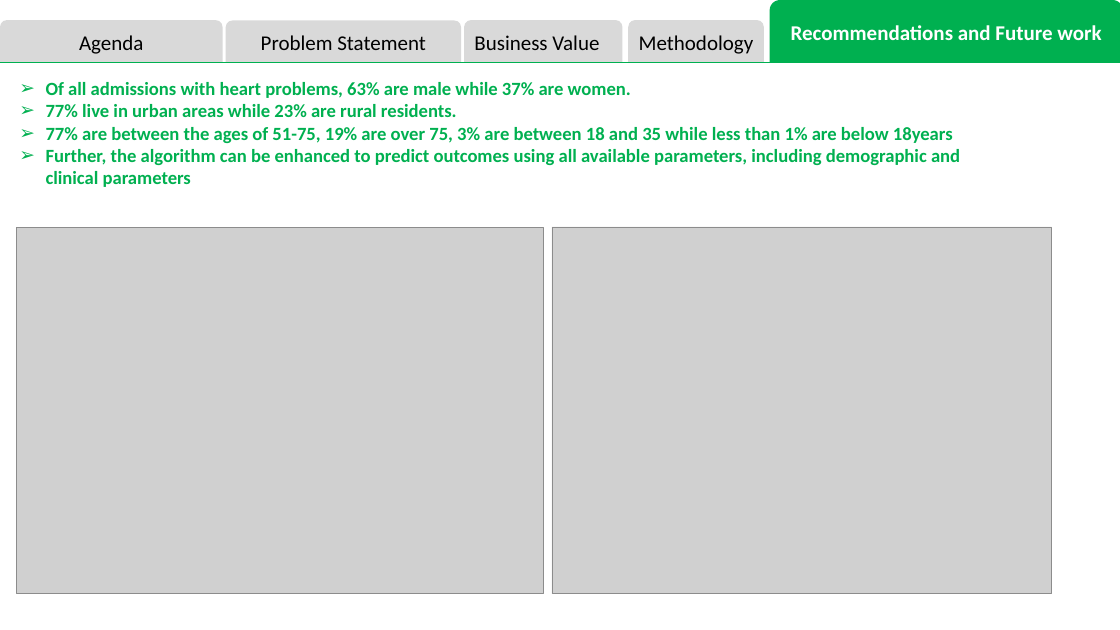
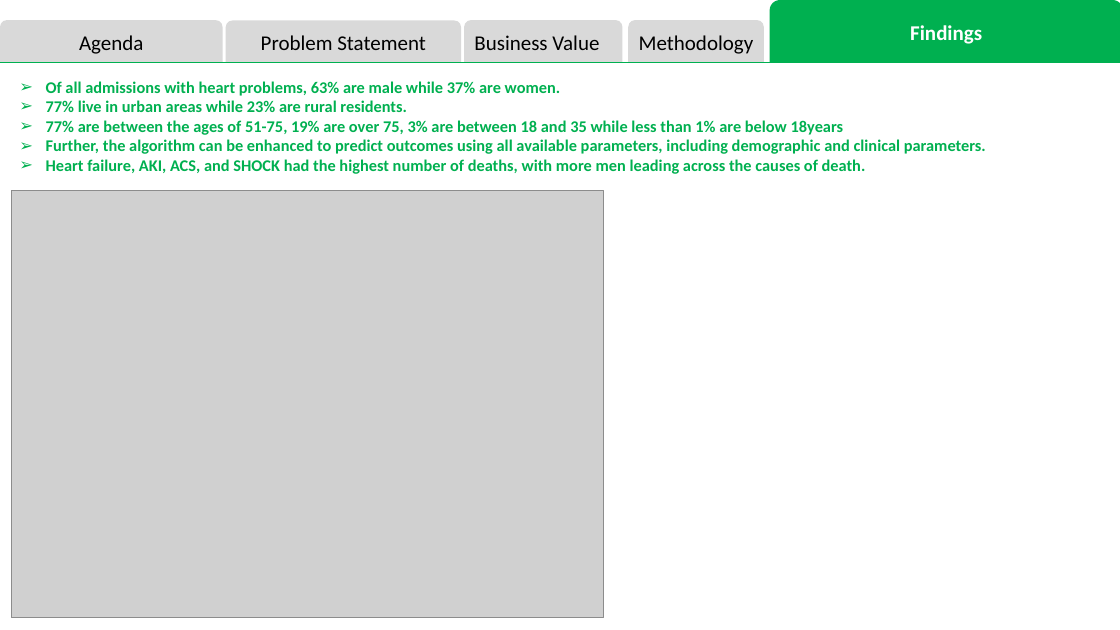
Before and after one commit to gabinuss/Cardio-Insights, a slide deck: slide 12 of Project-2/PRESENTATION.pptx (slide 9 before the commit). Drawn at 1120x630 pixels with LibreOffice and Linux fonts; fonts in the diff are those of the drawing; grey boxes stand for pictures. Boxes give left, top, right and bottom in pixels: in the first picture for what was removed or moved away, otherwise in the second. Text is boxed around its words. In the diff, an @@ line names an element or a change of style, - is before the commit and + after.

```diff
--- a/Project-2/PRESENTATION.pptx
+++ b/Project-2/PRESENTATION.pptx
@@ text in round same rect at bbox=[910, 25, 982, 44]: text changed @@
-Recommendations and Future work
+Findings
@@ text at bbox=[46, 81, 844, 135]: size 16 to 14 pt in "Of all admissions with heart problems, 63% ...", "77% live in urban areas while 23% ...", "77% are between the ages of 51-75, ..." @@
@@ text at bbox=[46, 139, 986, 174]: text changed; size 16 to 14 pt @@
-➢ Further, the algorithm can be enhanced to predict outcomes using all available parameters, including demographic and clinical parameters
+➢ Further, the algorithm can be enhanced to predict outcomes using all available parameters, including demographic and clinical parameters.
+➢ Heart failure, AKI, ACS, and SHOCK had the highest number of deaths, with more men leading across the causes of death.
@@ picture: place and size @@
-picture at bbox=[16, 227, 543, 593]
+picture at bbox=[11, 191, 604, 618]
@@ picture removed at bbox=[552, 227, 1052, 594] @@
```
Also in this commit, not shown: 8 other slides changed, 4 slides added, 1 other file.
